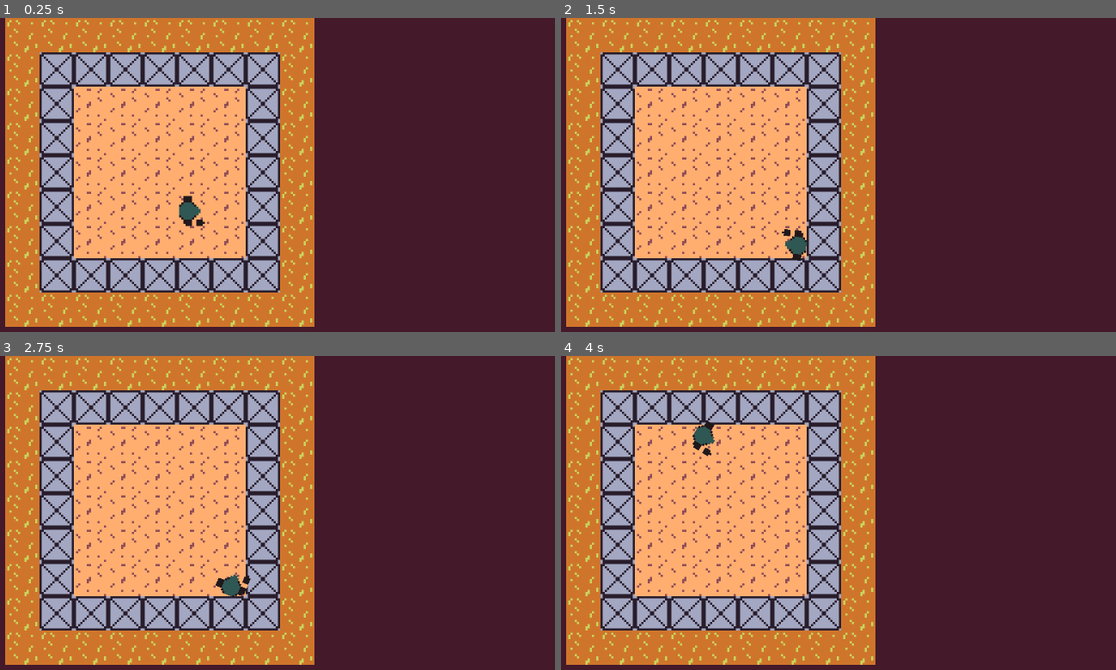
Above: before the commit, frames 1-4 (two rows, left to right).
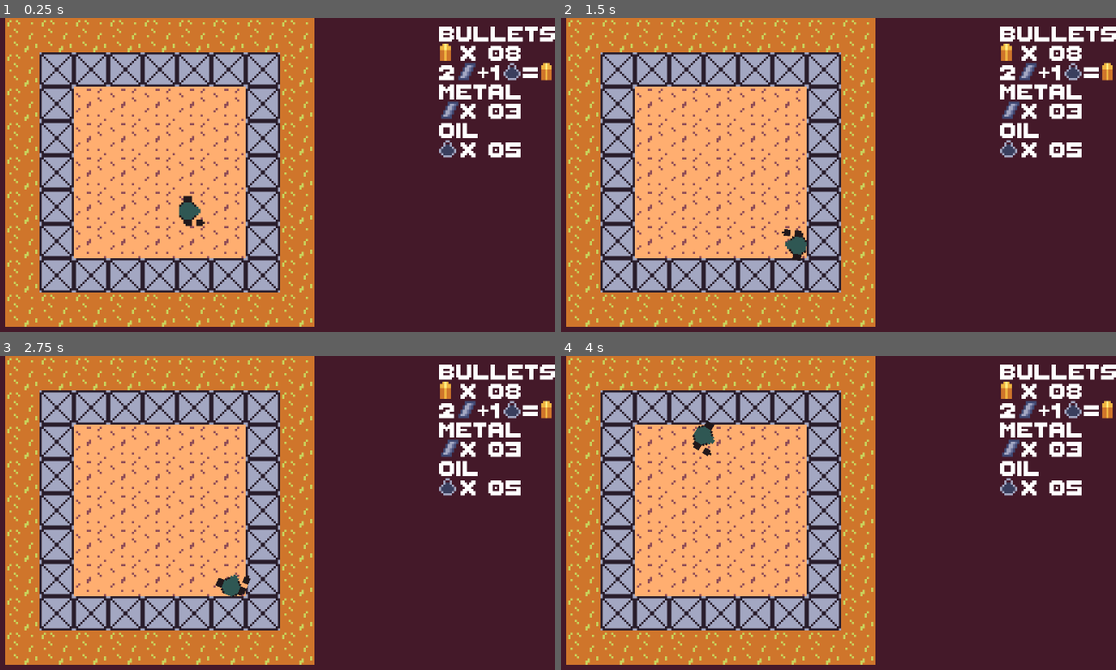
Above: after the commit, the same moments.

Repository: pjz987/repurposed
Game: Godot game, scene res://room.tscn
Two runs of this game, one before a commit and one after it. Both use one fixed random seed, a clock stepped at 60 frames per second and the inputs below.
Inputs (mouse positions are in pixels of both pictures, inside the frame that each line leads up to):
- Up to frame 1 (0.25 s): no input
- Up to frame 2 (1.5 s): tap Enter at 0.5 s; move the mouse to (921, 190) at 0.52 s; hold Right (ui_right) 0.53-1.28 s; click (921, 190) at 0.67 s; tap Space at 1.25 s; move the mouse to (633, 231) at 1.27 s; hold Down (ui_down) from 1.28 s (still down)
- Up to frame 3 (2.75 s): tap Enter at 2 s; move the mouse to (277, 462) at 2.02 s; release Down (ui_down) at 2.03 s; hold Right (ui_right) from 2.03 s (still down)
- Up to frame 4 (4 s): tap Space at 2.75 s; move the mouse to (738, 626) at 2.77 s; release Right (ui_right) at 2.78 s; hold Up (ui_up) 2.78-3.53 s; click (738, 626) at 2.92 s; move the mouse to (977, 607) at 3.52 s; hold Left (ui_left) from 3.53 s (still down)

The runs differ from the first frame. In frame 1, 3.2% of the frame differs, in the area x 79-100%, y 2-45%; in frame 2, 3.2%; in frame 3, 3.2%; in frame 4, 3.2%.

Commit message:
ui mockup

Diff:
--- a/room.tscn
+++ b/room.tscn
@@ -1,7 +1,8 @@
-[gd_scene load_steps=3 format=4 uid="uid://d0jsjilaye5bt"]
+[gd_scene load_steps=4 format=4 uid="uid://d0jsjilaye5bt"]
 
 [ext_resource type="PackedScene" uid="uid://ixs0qr8l5iry" path="res://Player.tscn" id="1_88gup"]
 [ext_resource type="PackedScene" uid="uid://clkwhaov1hvt5" path="res://tile_map.tscn" id="2_bisa2"]
+[ext_resource type="PackedScene" uid="uid://6lruswwk3ss6" path="res://ui/ui.tscn" id="3_4o3f6"]
 
 [node name="Room" type="Node2D"]
 
@@ -16,3 +17,5 @@
 [node name="CharacterBody2D" parent="." instance=ExtResource("1_88gup")]
 position = Vector2(151, 90)
 collision_mask = 5
+
+[node name="UI" parent="." instance=ExtResource("3_4o3f6")]
--- /dev/null
+++ b/ui/ui.tscn
@@ -0,0 +1,61 @@
+[gd_scene load_steps=7 format=3 uid="uid://6lruswwk3ss6"]
+
+[ext_resource type="FontFile" uid="uid://bwjs58jx0sson" path="res://ui/ThaleahFat.ttf" id="1_vkava"]
+[ext_resource type="Texture2D" uid="uid://bii7ndjgg5hek" path="res://art/bullet.png" id="2_tf0e0"]
+[ext_resource type="Texture2D" uid="uid://nj331f7giipa" path="res://art/metal-1.png" id="3_obcwv"]
+[ext_resource type="Texture2D" uid="uid://uh0o4xu51y1r" path="res://art/oil.png" id="4_bo1jx"]
+
+[sub_resource type="Theme" id="Theme_gycre"]
+default_font = ExtResource("1_vkava")
+
+[sub_resource type="LabelSettings" id="LabelSettings_pa1oa"]
+line_spacing = -6.0
+
+[node name="UI" type="Control"]
+layout_mode = 3
+anchors_preset = 15
+anchor_right = 1.0
+anchor_bottom = 1.0
+grow_horizontal = 2
+grow_vertical = 2
+theme = SubResource("Theme_gycre")
+
+[node name="Label" type="Label" parent="."]
+layout_mode = 0
+offset_left = 266.0
+offset_right = 321.0
+offset_bottom = 39.0
+text = "Bullets
+  X 08
+2  +1  =
+metal
+  x 03
+oil
+  x 05"
+label_settings = SubResource("LabelSettings_pa1oa")
+
+[node name="BulletSprite" type="Sprite2D" parent="Label"]
+position = Vector2(3, 16)
+rotation = -1.5707964
+texture = ExtResource("2_tf0e0")
+
+[node name="BulletSprite2" type="Sprite2D" parent="Label"]
+position = Vector2(50, 25)
+rotation = -1.5707964
+texture = ExtResource("2_tf0e0")
+
+[node name="MetalSprite" type="Sprite2D" parent="Label"]
+position = Vector2(13, 25)
+texture = ExtResource("3_obcwv")
+
+[node name="MetalSprite2" type="Sprite2D" parent="Label"]
+position = Vector2(5, 43)
+texture = ExtResource("3_obcwv")
+
+[node name="OilSprite" type="Sprite2D" parent="Label"]
+position = Vector2(34, 25)
+texture = ExtResource("4_bo1jx")
+
+[node name="OilSprite2" type="Sprite2D" parent="Label"]
+position = Vector2(4, 61)
+texture = ExtResource("4_bo1jx")
Binary file added: art/blood-1.png
Not shown, added: art/blood-1.png.import
Binary file added: art/blood-2.png
Not shown, added: art/blood-2.png.import
Binary file added: art/lightning.png
Not shown, added: art/lightning.png.import
Binary file added: art/metal-1.png
Not shown, added: art/metal-1.png.import
Binary file added: art/oil.png
Not shown, added: art/oil.png.import
Binary file added: ui/ThaleahFat.ttf
Not shown, added: ui/ThaleahFat.ttf.import
